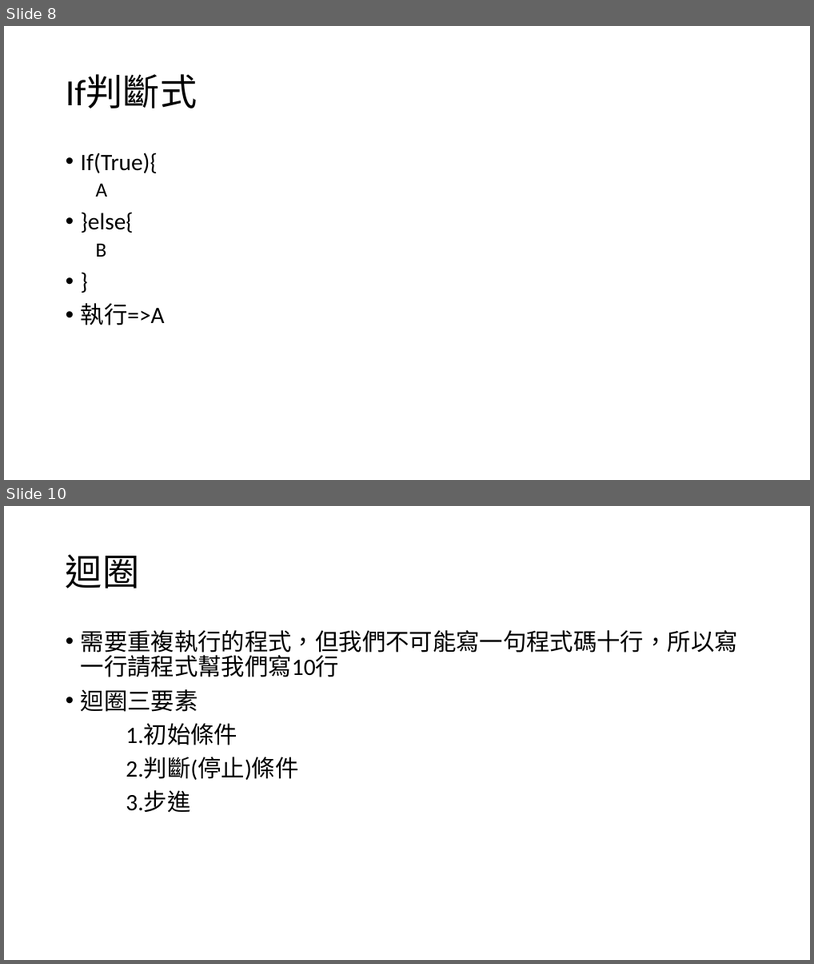
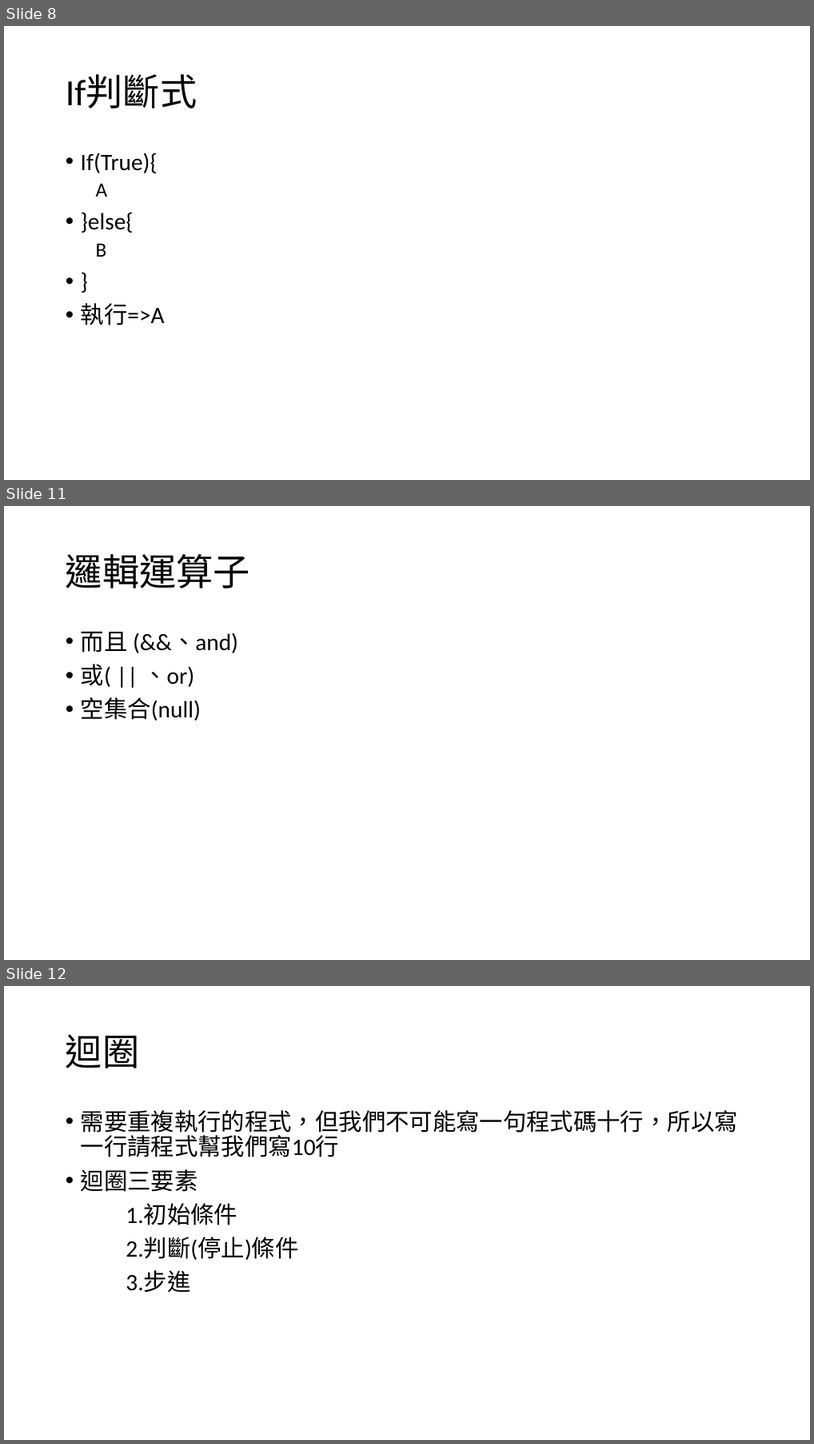
Before and after one commit to choco2001/ppt, a slide deck: php.pptx. Shown one above the other, each under a label of ours: slides 8 and 10 before the commit, slides 8, 11 and 12 after it; the slides between them are not shown. The pictures are 814x964 and 814x1444 pixels, drawn with LibreOffice and Linux fonts; fonts in the diff are those of the drawing. Boxes give left, top, right and bottom in pixels: in the first picture for what was removed or moved away, otherwise in the second. Text is boxed around its words. In the diff, an @@ line names an element or a change of style, - is before the commit and + after.

```diff
--- a/php.pptx
+++ b/php.pptx
@@ slide 11 added at <box>4,506,810,960</box>, background #FFFFFF @@
@@ title added at <box>66,554,250,588</box>, 44 pt, text #000000 @@
+邏輯運算子
@@ text added at <box>81,631,238,720</box>, 28 pt, text #000000 @@
+• 而且 (&&、and)
+• 或( || 、or)
+• 空集合(null)
@@ what was slide 10 is now slide 12 @@
```
Also in this commit, not shown: 3 slides changed, 1 other slide added.
